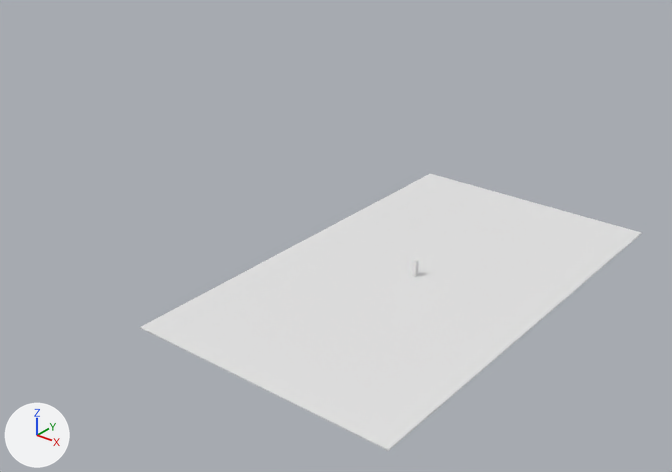
What one commit did to the Blender file ProjectSettings/MODE/BATI/Niv1.blend.
Before and after are seen from a 50 mm camera at (45.8, -70.0, 44.8) aimed at (-10.6, 0.5, 1.1). Every picture has the same lights, and +X, +Y and +Z are marked at lower left.
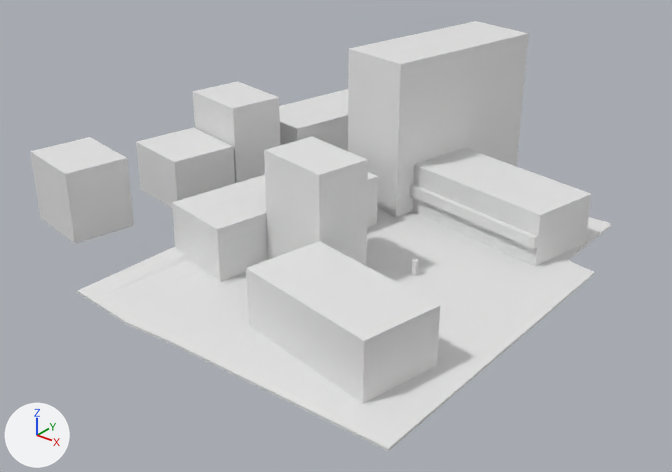
The newer file is also turned or shifted as a whole; pictures and numbers use the older file's frame.

The change in detail:
Mesh me_cube_016 is new.
It has 92 vertices, 74 faces and spans x -4.2..43.0, y 3.6..57.0, z -2.3..23.2.
Mesh me_cube_001_1 is new.
It has 144 vertices, 142 faces and spans x -1.2..1.5, y -1.0..1.0, z -2.1..42.5.
Object 'Cube.001' (ob_cube_001) is deleted.
Object 'Maisons' (ob_maisons) is new; it shows me_cube_016.
Its location is (-34.9, -21.52, 1.58).
Its rotation in degrees is (0, 0, -11).
Its scale is (1.0, 1.0, 0.711).
Object 'Sol' (ob_sol) is new; it shows me_cube_001_1.
Its location is (-7.05, 0.0, 0.0).
Its scale is (14.0, 24.0, 0.05).

Pixel boxes [x1, y1, x2, y2] of what changed, in the pictures (672 x 472 px):
'Maisons', added
    after: [30, 21, 591, 403]
'Cube.001', deleted
    before: [140, 174, 642, 451]
'Sol', added
    after: [78, 207, 612, 451]
